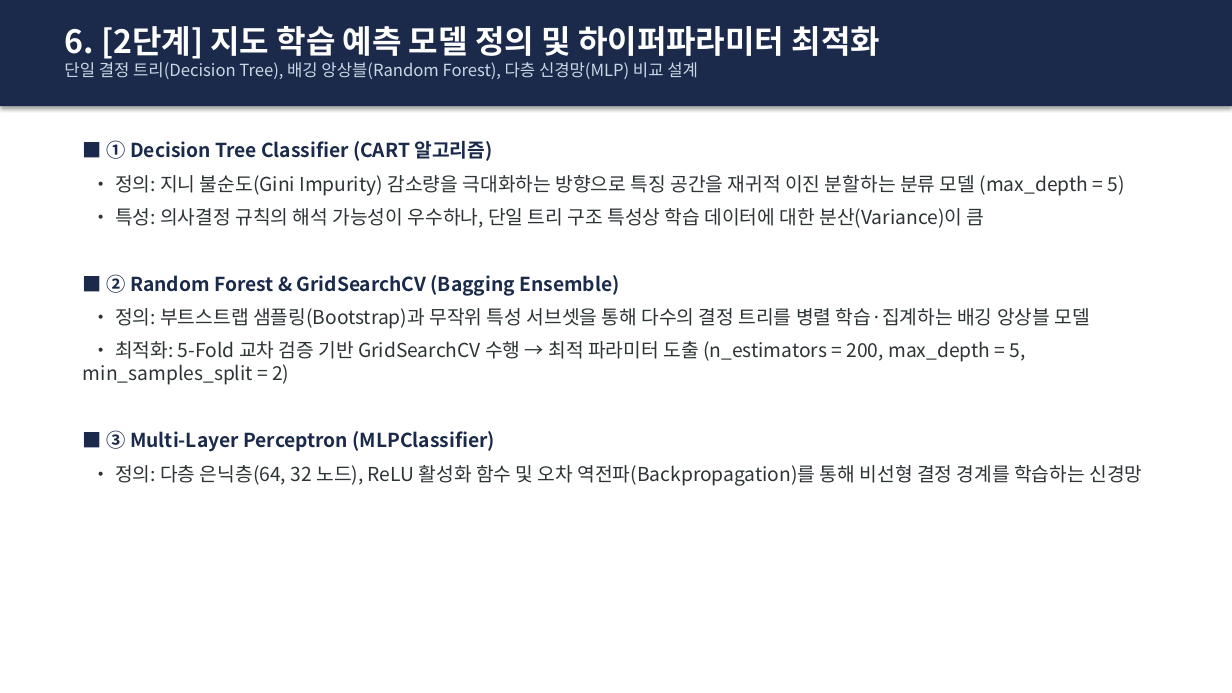
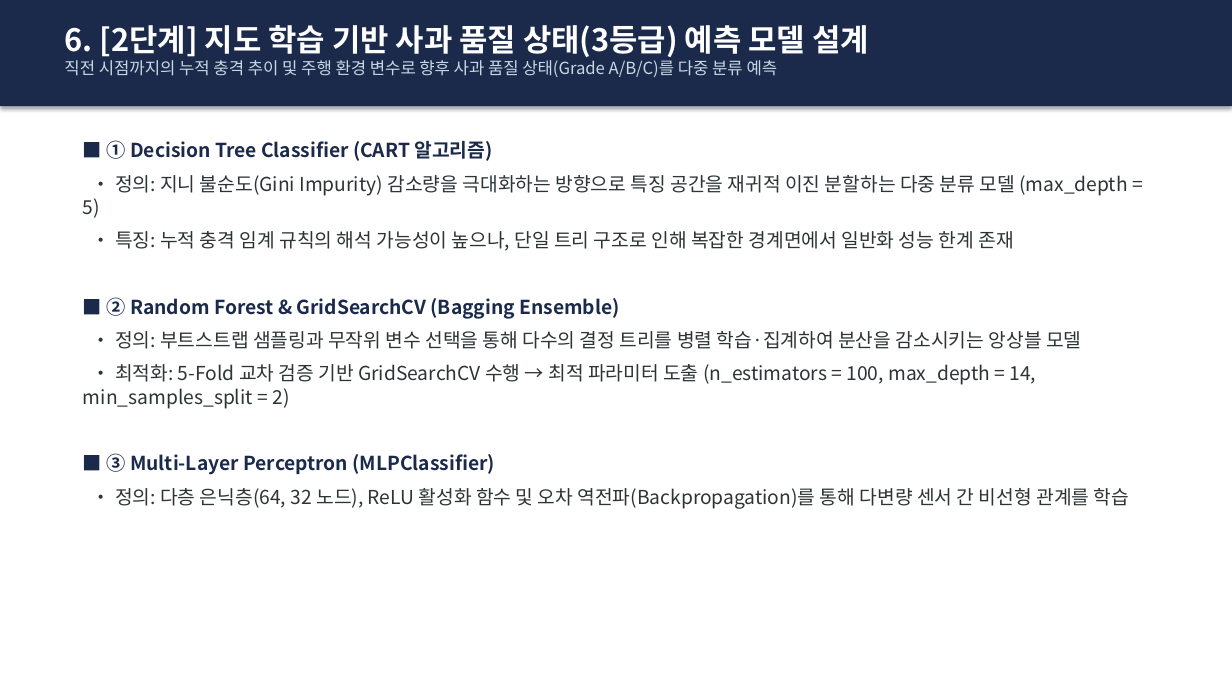
Before and after one commit to sungmin9910/prediction, a slide deck: slide 7 of 사과_운송_이상충격_예측_발표자료.pptx. Drawn at 1232x693 pixels with LibreOffice and Linux fonts; fonts in the diff are those of the drawing. Boxes give left, top, right and bottom in pixels: in the first picture for what was removed or moved away, otherwise in the second. Text is boxed around its words. In the diff, an @@ line names an element or a change of style, - is before the commit and + after.

Commit message:
feat: Update project to Cumulative Shock based Apple Quality State (Grade A/B/C) prediction

```diff
--- a/사과_운송_이상충격_예측_발표자료.pptx
+++ b/사과_운송_이상충격_예측_발표자료.pptx
@@ text at (64,25,869,77): text changed @@
-6. [2단계] 지도 학습 예측 모델 정의 및 하이퍼파라미터 최적화
-단일 결정 트리(Decision Tree), 배깅 앙상블(Random Forest), 다층 신경망(MLP) 비교 설계
+6. [2단계] 지도 학습 기반 사과 품질 상태(3등급) 예측 모델 설계
+직전 시점까지의 누적 충격 추이 및 주행 환경 변수로 향후 사과 품질 상태(Grade A/B/C)를 다중 분류 예측
@@ text at (83,175,1128,251): text changed @@
-• 정의: 지니 불순도(Gini Impurity) 감소량을 극대화하는 방향으로 특징 공간을 재귀적 이진 분할하는 분류 모델 (max_depth = 5)
-• 특성: 의사결정 규칙의 해석 가능성이 우수하나, 단일 트리 구조 특성상 학습 데이터에 대한 분산(Variance)이 큼
+• 정의: 지니 불순도(Gini Impurity) 감소량을 극대화하는 방향으로 특징 공간을 재귀적 이진 분할하는 다중 분류 모델 (max_depth = 5)
+• 특징: 누적 충격 임계 규칙의 해석 가능성이 높으나, 단일 트리 구조로 인해 복잡한 경계면에서 일반화 성능 한계 존재
@@ text at (83,331,1081,409): text changed @@
-• 정의: 부트스트랩 샘플링(Bootstrap)과 무작위 특성 서브셋을 통해 다수의 결정 트리를 병렬 학습·집계하는 배깅 앙상블 모델
-• 최적화: 5-Fold 교차 검증 기반 GridSearchCV 수행 → 최적 파라미터 도출 (n_estimators = 200, max_depth = 5, min_samples_split = 2)
+• 정의: 부트스트랩 샘플링과 무작위 변수 선택을 통해 다수의 결정 트리를 병렬 학습·집계하여 분산을 감소시키는 앙상블 모델
+• 최적화: 5-Fold 교차 검증 기반 GridSearchCV 수행 → 최적 파라미터 도출 (n_estimators = 100, max_depth = 14, min_samples_split = 2)
@@ text at (115,488,1129,509): text changed @@
-• 정의: 다층 은닉층(64, 32 노드), ReLU 활성화 함수 및 오차 역전파(Backpropagation)를 통해 비선형 결정 경계를 학습하는 신경망
+• 정의: 다층 은닉층(64, 32 노드), ReLU 활성화 함수 및 오차 역전파(Backpropagation)를 통해 다변량 센서 간 비선형 관계를 학습
```
Also in this commit, not shown: 8 other slides changed, 1 slide added, 1 slide removed, 9 other files.
